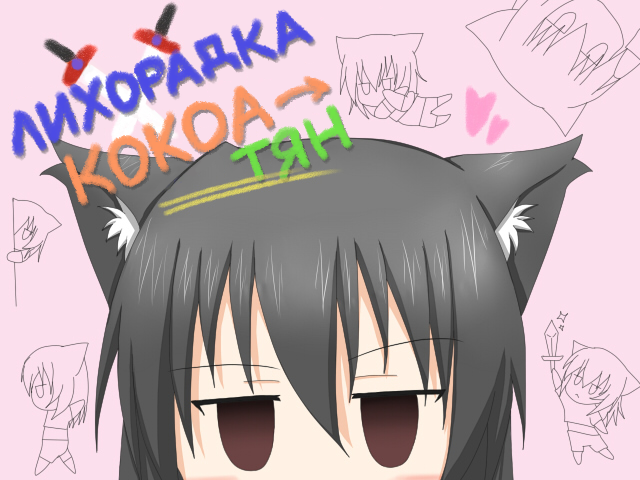
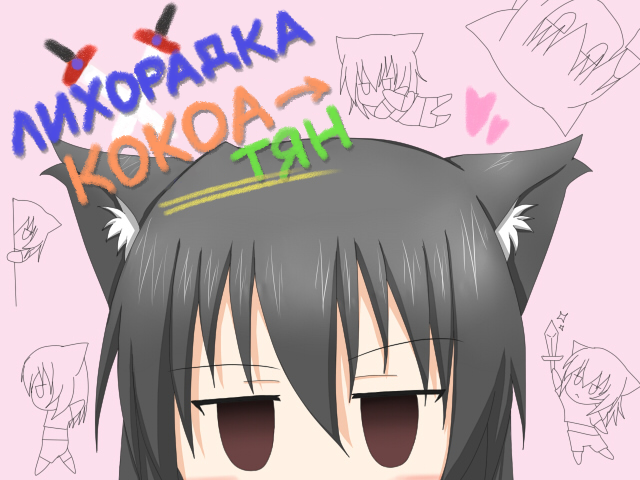
Comparing the layer stacks of the two 640 × 480 images. Changes:
added layer "Layer7(3)" in group "Лихорадка" over [230, 17, 262, 38]
renamed "Layer8" to "Layer7(2)", opacity 100% → 60%, moved it into group "Лихорадка", painted on it over [230, 17, 262, 38]
renamed "Layer7" to "Layer8", moved it into group "Кокоа →", painted on it over [230, 17, 262, 38]
renamed "Layer7(2)" to "Layer11", moved it into group "Кокоа →", painted on it over [230, 17, 262, 38]
